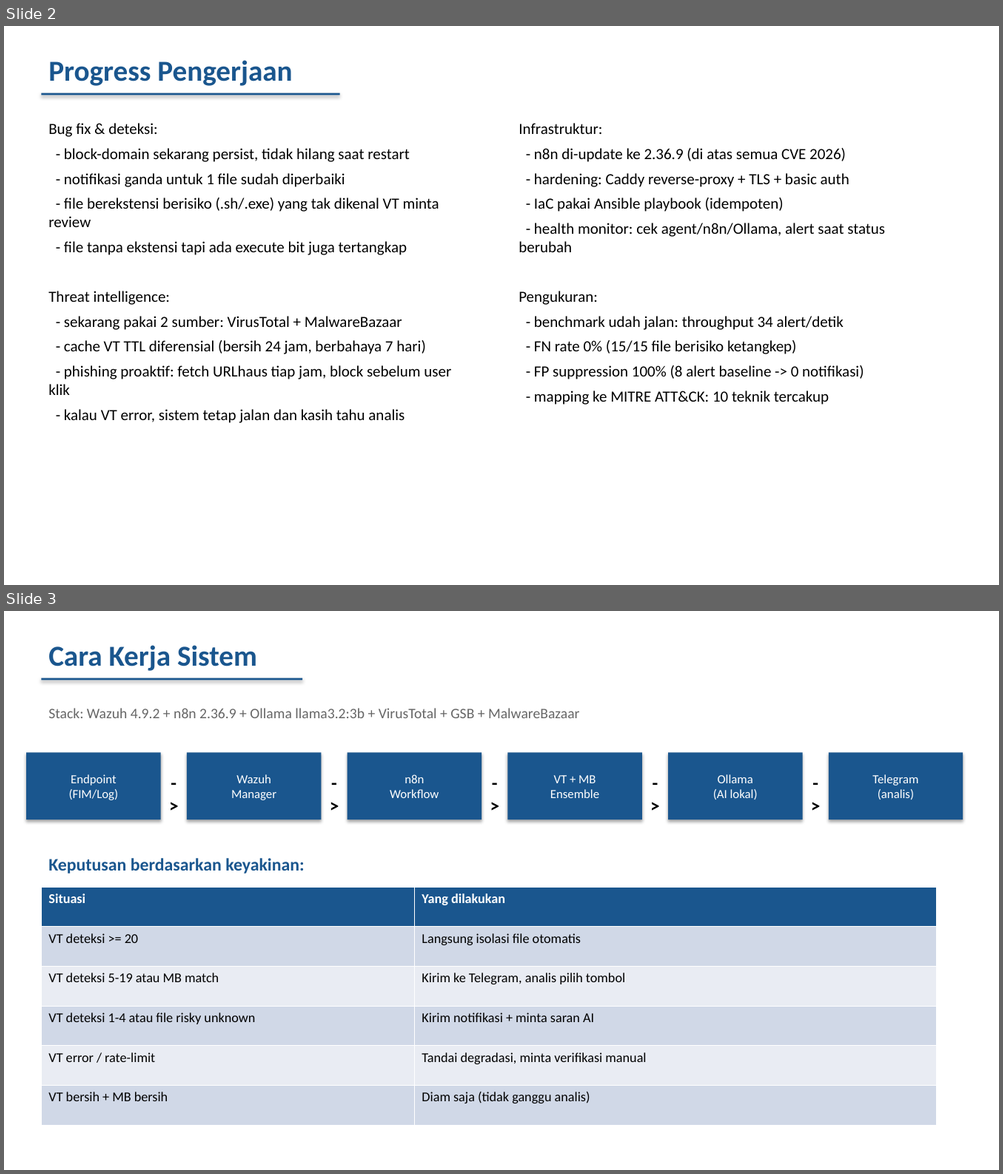
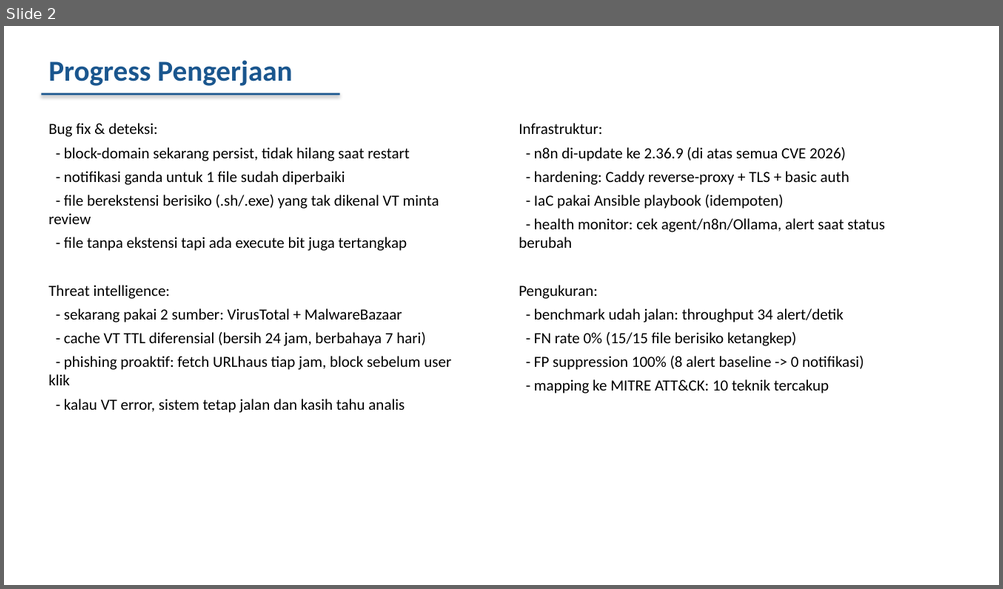
Before and after one commit to ravi-arnan/soar-project, a slide deck: docs/BIMBINGAN-TA-SOAR.pptx. Shown one above the other, each under a label of ours: slides 2 and 3 before the commit, slide 2 after it. The pictures are 1003x1174 and 1003x589 pixels, drawn with LibreOffice and Linux fonts; fonts in the diff are those of the drawing. Boxes give left, top, right and bottom in pixels: in the first picture for what was removed or moved away, otherwise in the second. Text is boxed around its words. In the diff, an @@ line names an element or a change of style, - is before the commit and + after.

Commit message:
docs: PPT v4 — tambah diagram arsitektur + split alur keputusan
- Slide 3: diagram arsitektur soar-architecture.png + keterangan stack
- Slide 4: alur keputusan (flow diagram + tabel 5 jalur)
- Slide 5: hasil pengukuran
- Slide 6: kontribusi & kebaruan
- Slide 7: rencana ke depan
- Slide 8: penutup
Total 8 slides

```diff
--- a/docs/BIMBINGAN-TA-SOAR.pptx
+++ b/docs/BIMBINGAN-TA-SOAR.pptx
@@ slide 3 removed at [4,611,999,1170], background #FFFFFF @@
@@ text removed at [48,645,257,671] @@
-Cara Kerja Sistem
@@ rectangle removed at [41,678,302,681] @@
@@ text removed at [48,708,579,718] @@
-Stack: Wazuh 4.9.2 + n8n 2.36.9 + Ollama llama3.2:3b + VirusTotal + GSB + MalwareBazaar
@@ rectangle removed at [26,753,161,820] @@
-Endpoint
-(FIM/Log)
@@ rectangle removed at [187,753,321,820] @@
-Wazuh
-Manager
@@ rectangle removed at [347,753,481,820] @@
-n8n
-Workflow
@@ rectangle removed at [508,753,642,820] @@
-VT + MB
-Ensemble
@@ rectangle removed at [668,753,802,820] @@
-Ollama
-(AI lokal)
@@ rectangle removed at [828,753,963,820] @@
-Telegram
-(analis)
@@ text removed at [161,768,187,805] @@
-->
@@ text removed at [321,768,347,805] @@
-->
@@ text removed at [481,768,508,805] @@
-->
@@ text removed at [642,768,668,805] @@
-->
@@ text removed at [802,768,828,805] @@
-->
@@ text removed at [48,858,304,874] @@
-Keputusan berdasarkan keyakinan:
@@ table removed at [41,887,936,1126], 6 rows, 2 columns @@
-Situasi | Yang dilakukan
-VT deteksi >= 20 | Langsung isolasi file otomatis
-VT deteksi 5-19 atau MB match | Kirim ke Telegram, analis pilih tombol
-VT deteksi 1-4 atau file risky unknown | Kirim notifikasi + minta saran AI
-VT error / rate-limit | Tandai degradasi, minta verifikasi manual
-VT bersih + MB bersih | Diam saja (tidak ganggu analis)
@@ slide 2 changed as well @@
@@ text "Bug fix & deteksi:" at [48,123,451,413]: less space between paragraphs @@
@@ text "Infrastruktur:" at [518,123,885,394]: less space between paragraphs @@
```
Also in this commit, not shown: 5 other slides changed, 2 slides added, 1 other file.
